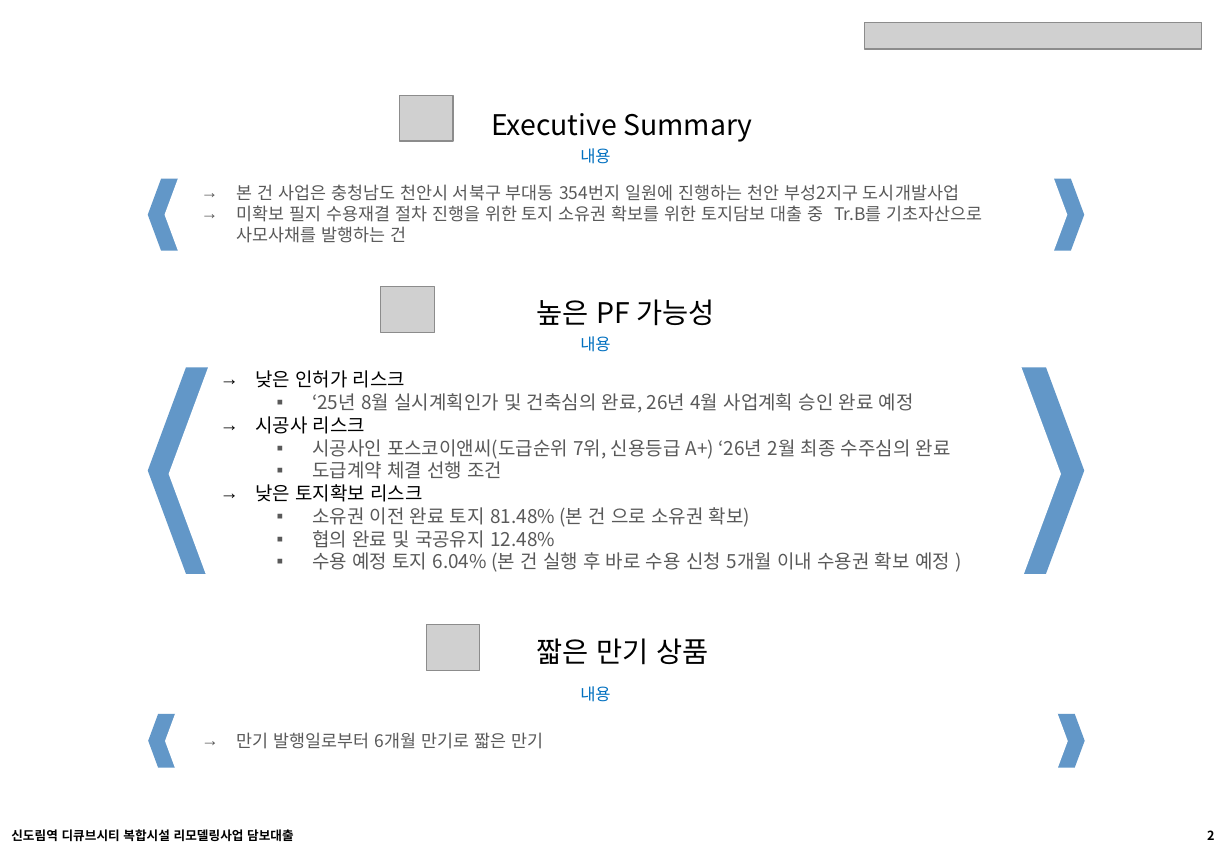
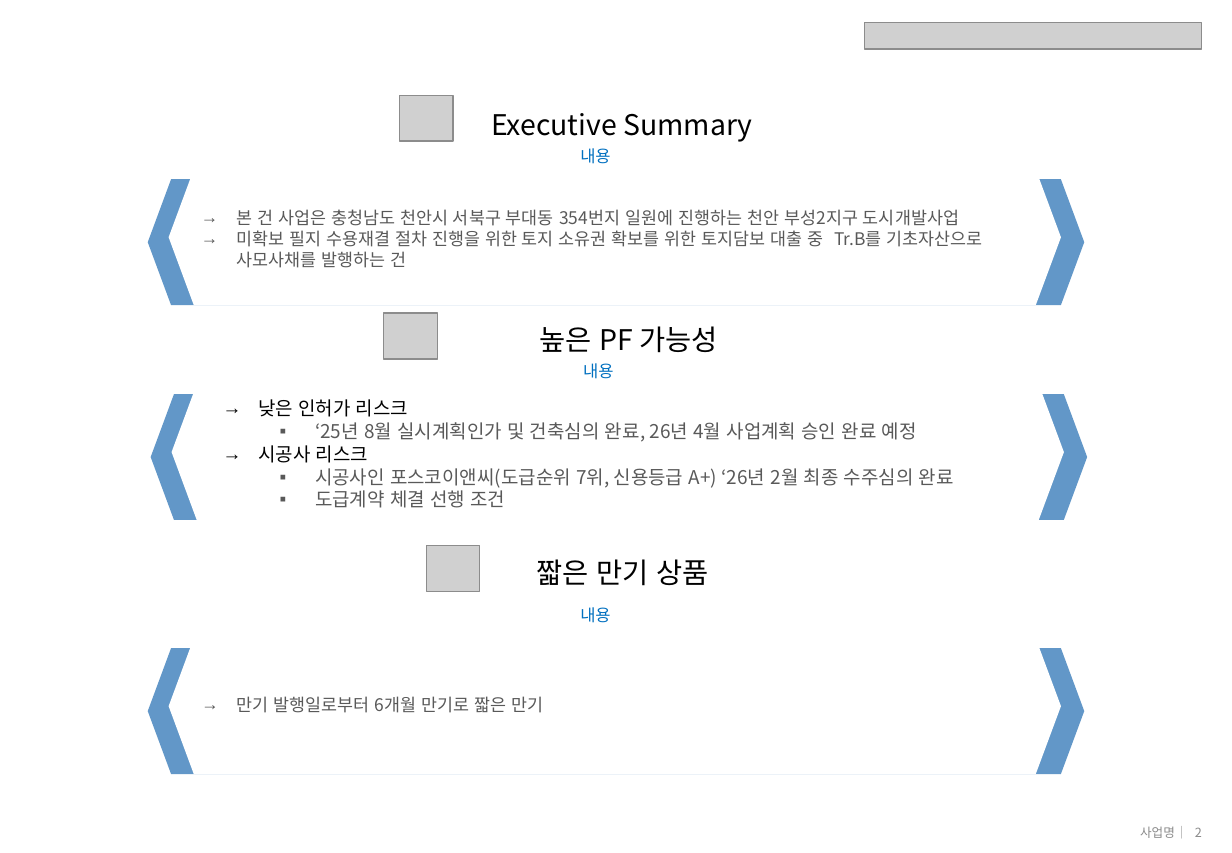
Before and after one commit to rainfieldinv-cell/rainfield-im, a slide deck: slide 2 of templates/레이아웃.pptx. Drawn at 1232x853 pixels with LibreOffice and Linux fonts; fonts in the diff are those of the drawing; grey boxes stand for pictures. Boxes give left, top, right and bottom in pixels: in the first picture for what was removed or moved away, otherwise in the second. Text is boxed around its words. In the diff, an @@ line names an element or a change of style, - is before the commit and + after.

```diff
--- a/templates/레이아웃.pptx
+++ b/templates/레이아웃.pptx
@@ hexagon: place and size @@
-hexagon at (165,175,1068,254)
+hexagon at (168,169,1061,305)
@@ hexagon: place and size @@
-hexagon at (148,179,1085,250)
+hexagon at (148,180,1085,306)
@@ text "높은 PF 가능성": place and size @@
-text "높은 PF 가능성" at (536,299,714,326)
+text "높은 PF 가능성" at (539,326,717,353)
@@ 2 texts, 1 picture: place and size @@
-2 texts, 1 picture at (236,184,983,352)
+2 texts, 1 picture at (236,209,983,379)
@@ hexagon: place and size @@
-hexagon at (168,357,1061,590)
+hexagon at (172,385,1065,520)
@@ hexagon: place and size @@
-hexagon at (148,367,1085,574)
+hexagon at (150,394,1088,520)
@@ text "낮은 인허가 리스크": place and size @@
-text "낮은 인허가 리스크" at (255,370,951,572)
+text "낮은 인허가 리스크" at (258,399,954,508)
@@ text at (255,484,950,572): paragraphs removed @@
-→ 낮은 토지확보 리스크
-  ▪ 소유권 이전 완료 토지 81.48% (본 건 으로 소유권 확보)
-  ▪ 협의 완료 및 국공유지 12.48%
-  ▪ 수용 예정 토지 6.04% (본 건 실행 후 바로 수용 신청 5개월 이내 수용권 확보 예정 )
@@ 2 texts, 1 picture: place and size @@
-2 texts, 1 picture at (427,625,709,702)
+2 texts, 1 picture at (427,546,709,623)
@@ hexagon: place and size @@
-hexagon at (148,714,1085,768)
+hexagon at (148,648,1085,775)
@@ hexagon: place and size @@
-hexagon at (165,712,1068,771)
+hexagon at (168,638,1061,774)
@@ text "만기 발행일로부터 6개월 만기로 짧은 ...": place and size @@
-text "만기 발행일로부터 6개월 만기로 짧은 ..." at (237,732,543,749)
+text "만기 발행일로부터 6개월 만기로 짧은 ..." at (237,696,543,713)
@@ text removed at (11,829,294,841) @@
-신도림역 디큐브시티 복합시설 리모델링사업 담보대출
@@ text at (1140,826,1202,838): text changed; text colour #000000 to #8C8C8C; bold off @@
-2
+사업명｜ 2
```
Also in this commit, not shown: 1 other file.
